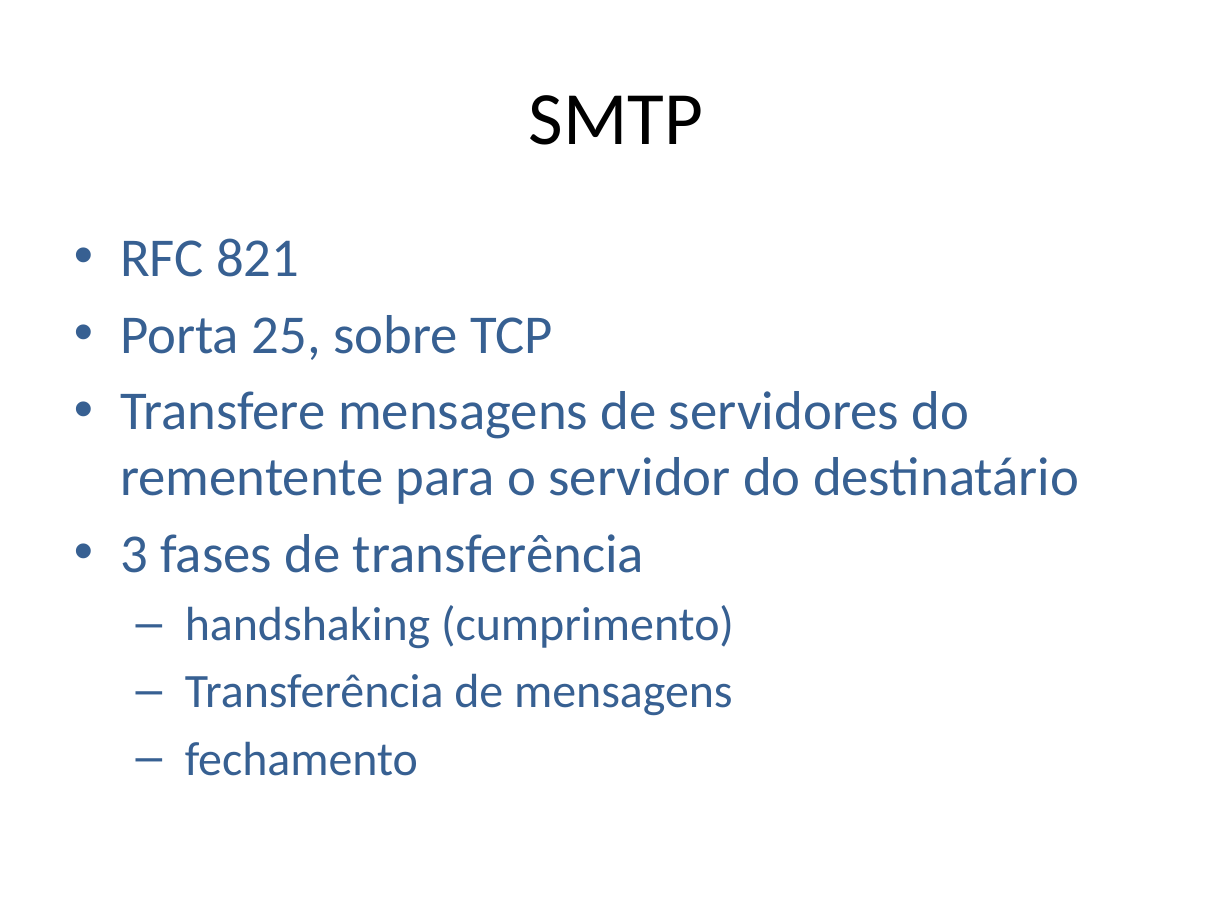
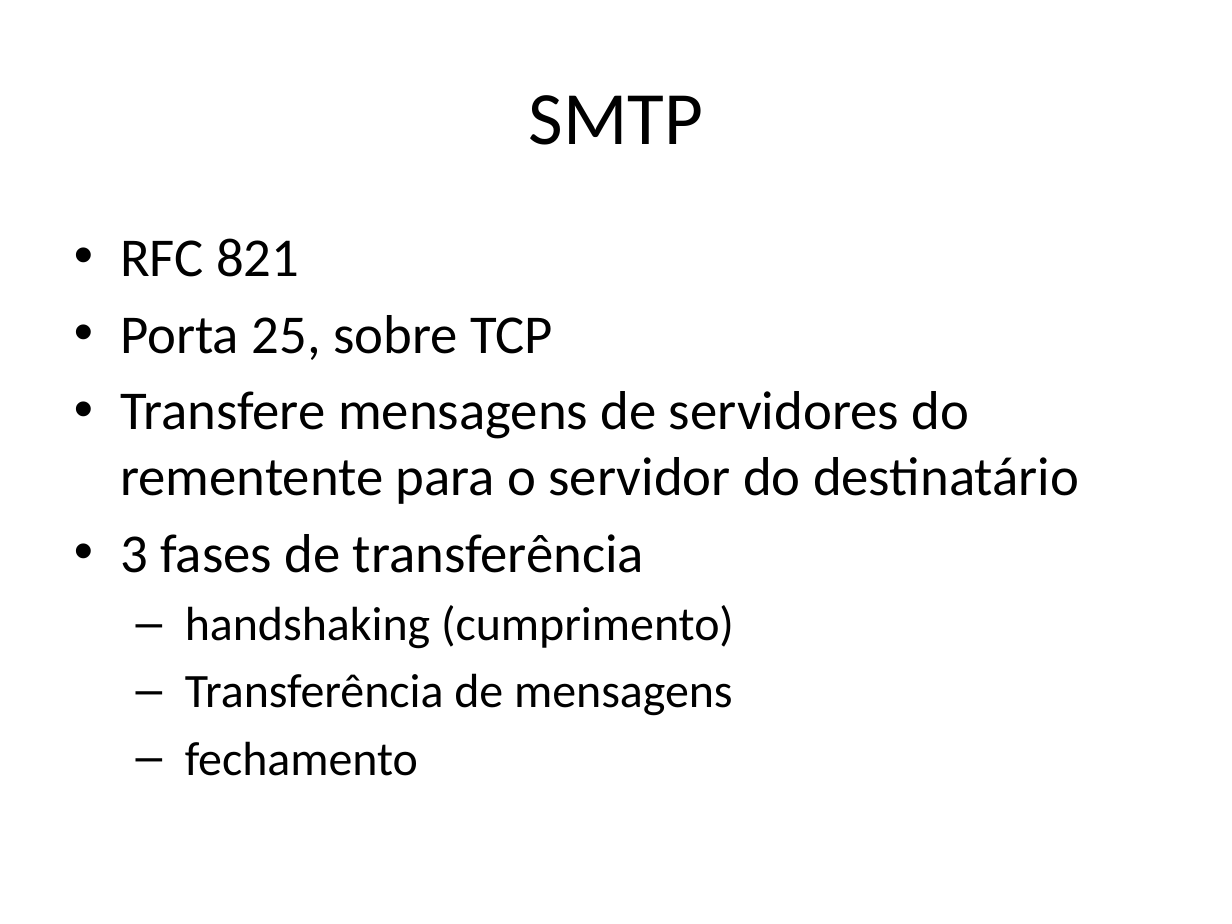
Before and after one commit to niviaquental/niviaquental.github.io, a slide deck: slide 4 of Presentations/Aula03-Aplicacao-EmailDNS/03-DNSEmail.pptx. Drawn at 1232x924 pixels with LibreOffice and Linux fonts; fonts in the diff are those of the drawing; background and template pictures are left out. Boxes give left, top, right and bottom in pixels: in the first picture for what was removed or moved away, otherwise in the second. Text is boxed around its words. In the diff, an @@ line names an element or a change of style, - is before the commit and + after.

```diff
--- a/Presentations/Aula03-Aplicacao-EmailDNS/03-DNSEmail.pptx
+++ b/Presentations/Aula03-Aplicacao-EmailDNS/03-DNSEmail.pptx
@@ text "RFC 821" at [120, 238, 1079, 776]: text colour #376092 to #000000 @@
```
Also in this commit, not shown: 21 other slides changed, 3 slides added, 1 slide removed, 2 other files.
